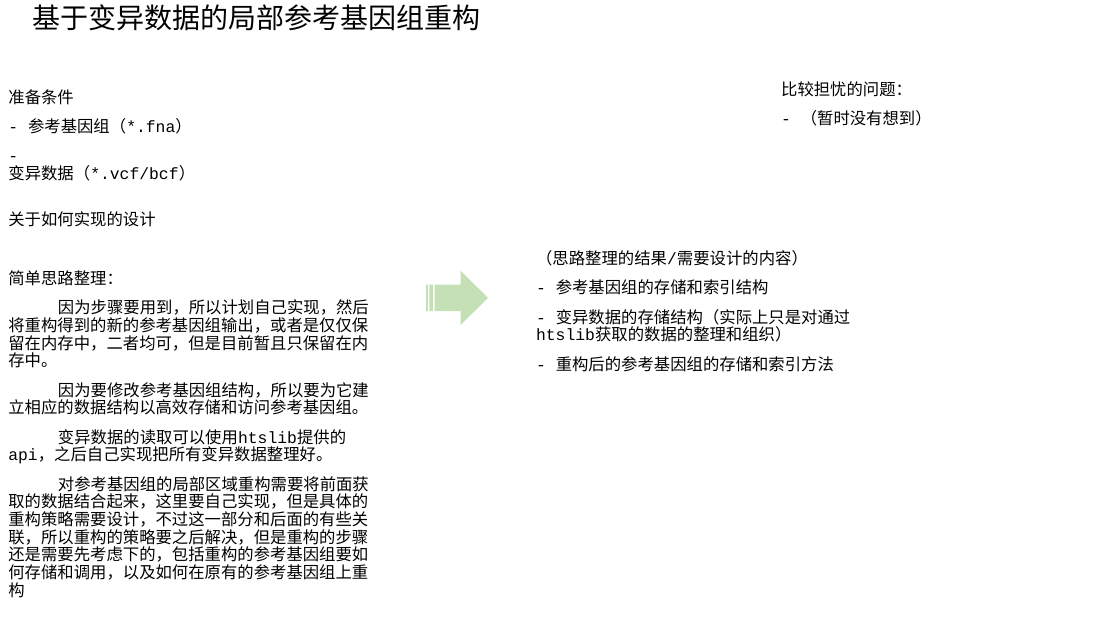
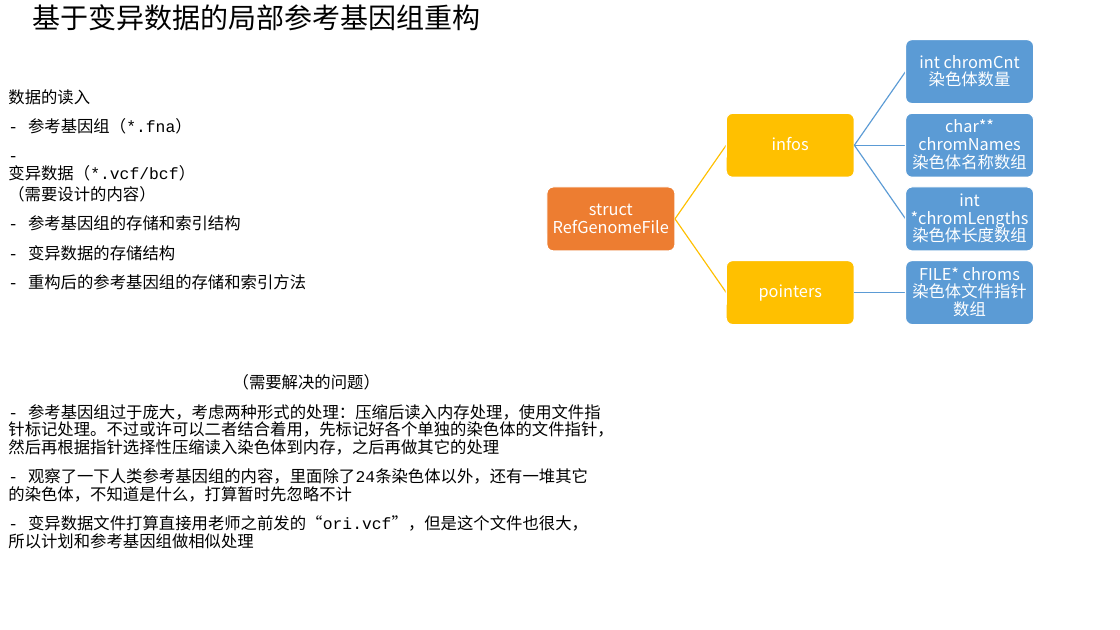
Before and after one commit to AtoshDustosh/thesis-project, a slide deck: slide 6 of THE project/design/project design.pptx (slide 4 before the commit). Drawn at 1120x630 pixels with LibreOffice and Linux fonts; fonts in the diff are those of the drawing. Boxes give left, top, right and bottom in pixels: in the first picture for what was removed or moved away, otherwise in the second. Text is boxed around its words. In the diff, an @@ line names an element or a change of style, - is before the commit and + after.

```diff
--- a/THE project/design/project design.pptx
+++ b/THE project/design/project design.pptx
@@ text at [8,89,90,105]: text changed @@
-准备条件
+数据的读入
@@ text removed at [781,81,932,126] @@
-比较担忧的问题：
-- （暂时没有想到）
@@ text "（需要设计的内容）": place and size @@
-text "（需要设计的内容）" at [536,250,851,372]
+text "（需要设计的内容）" at [8,186,306,290]
@@ text at [8,186,155,202]: text changed @@
-（思路整理的结果/需要设计的内容）
+（需要设计的内容）
@@ text removed at [8,211,369,598] @@
-关于如何实现的设计
-简单思路整理：
-因为步骤要用到，所以计划自己实现，然后将重构得到的新的参考基因组输出，或者是仅仅保留在内存中，二者均可，但是目前暂且只保留在内存中。
-因为要修改参考基因组结构，所以要为它建立相应的数据结构以高效存储和访问参考基因组。
-变异数据的读取可以使用htslib提供的api，之后自己实现把所有变异数据整理好。
-对参考基因组的局部区域重构需要将前面获取的数据结合起来，这里要自己实现，但是具体的重构策略需要设计，不过这一部分和后面的有些关联，所以重构的策略要之后解决，但是重构的步骤还是需要先考虑下的，包括重构的参考基因组要如何存储和调用，以及如何在原有的参考基因组上重构
@@ text at [28,245,175,261]: text changed @@
-- 变异数据的存储结构（实际上只是对通过htslib获取的数据的整理和组织）
+- 变异数据的存储结构
@@ group added at [547,39,1034,324]: 7 rounded rectangles, 7 texts, 6 freeform shapes @@
+struct RefGenomeFile
+infos
+int chromCnt
+染色体数量
+char** chromNames
+染色体名称数组
+int *chromLengths
+染色体长度数组
+pointers
+FILE* chroms
+染色体文件指针数组
@@ striped right arrow removed at [426,271,488,325] @@
@@ text added at [8,374,613,549], 14 pt, text #000000 @@
+（需要解决的问题）
+- 参考基因组过于庞大，考虑两种形式的处理：压缩后读入内存处理，使用文件指针标记处理。不过或许可以二者结合着用，先标记好各个单独的染色体的文件指针，然后再根据指针选择性压缩读入染色体到内存，之后再做其它的处理
+- 观察了一下人类参考基因组的内容，里面除了24条染色体以外，还有一堆其它的染色体，不知道是什么，打算暂时先忽略不计
+- 变异数据文件打算直接用老师之前发的“ori.vcf”，但是这个文件也很大，所以计划和参考基因组做相似处理
```
Also in this commit, not shown: 2 other slides changed, 4 slides added, 1 other file.
